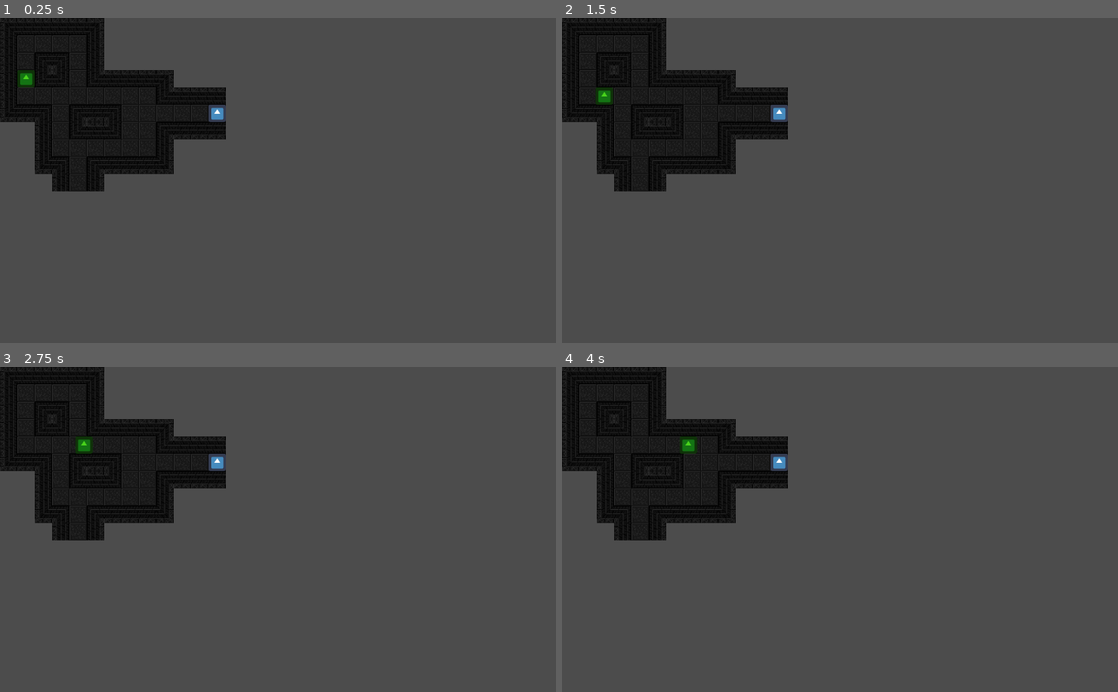
Above: before the commit, frames 1-4 (two rows, left to right).
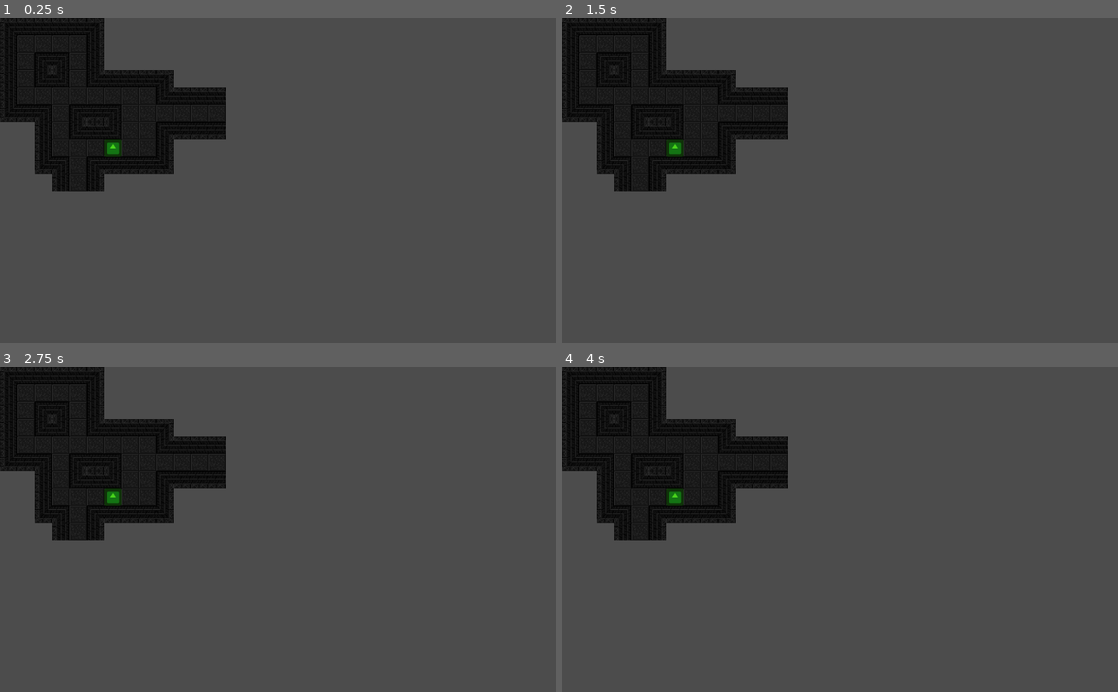
Above: after the commit, the same moments.

Repository: flixbeat/A-Star-Pathfinding-Godot
Game: Godot game, scene res://AStar.tscn
Two runs of this game, one before a commit and one after it. Both use one fixed random seed, a clock stepped at 60 frames per second and the inputs below. The project has no main scene, so this scene is started directly. The engine's default icon, where the game draws it, is replaced by a stand-in: a white triangle on a blue panel in a dark square.
Inputs (mouse positions are in pixels of both pictures, inside the frame that each line leads up to):
- Up to frame 1 (0.25 s): no input
- Up to frame 2 (1.5 s): tap Enter at 0.5 s; move the mouse to (962, 164) at 0.52 s; click (962, 164) at 0.67 s; tap Space at 1.25 s; move the mouse to (728, 196) at 1.27 s; click (728, 196) at 1.42 s
- Up to frame 3 (2.75 s): move the mouse to (333, 458) at 2.02 s; click (333, 458) at 2.17 s
- Up to frame 4 (4 s): move the mouse to (812, 594) at 2.77 s; click (812, 594) at 2.92 s; move the mouse to (1006, 578) at 3.52 s; click (1006, 578) at 3.67 s

The runs differ from the first frame. In frame 1, 0.5% of the frame differs, in the area x 3-41%, y 16-43%; in frame 2, 0.5%; in frame 3, 0.5%; in frame 4, 0.5%.

Commit message:
fix infinite loop bug

Diff:
--- a/AStar.gd
+++ b/AStar.gd
@@ -1,49 +1,56 @@
 extends Node2D
 
-onready var tilemap = $TileMap
+onready var _tilemap = $TileMap
 onready var start_point = $StartPoint
 onready var tween = $StartPoint/Tween
-onready var end_point = $EndPoint
 
 var _tileset : TileSet
 var _cur_pos : Vector2
 
 func _ready():
-	_cur_pos = start_point.position
-	var path = _get_path()
-	_move_along_path(path)
+	_tileset = _tilemap.tile_set
 
-func _move_along_path(path):
+func _input(event):
+	if event is InputEventMouseButton and event.is_pressed():
+		var path = _get_path(start_point.position, get_global_mouse_position())
+		_move_along_path(start_point, path)
+
+func _move_along_path(object, path):
+	if path == null:
+		print("there's no way there")
+		return
+
 	for p in path:
-		var next_pos = tilemap.map_to_world(p.position)
-		next_pos.x += tilemap.cell_size.x / 2
-		next_pos.y += tilemap.cell_size.y / 2
-		tween.interpolate_property(start_point,"position",_cur_pos,next_pos,0.5,Tween.TRANS_LINEAR,Tween.EASE_IN_OUT)
+		var next_pos = _tilemap.map_to_world(p.position)
+		next_pos.x += _tilemap.cell_size.x / 2
+		next_pos.y += _tilemap.cell_size.y / 2
+		tween.interpolate_property(object,"position",_cur_pos,next_pos,0.1,Tween.TRANS_LINEAR,Tween.EASE_IN_OUT)
 		tween.start()
 		_cur_pos = next_pos
 		yield(tween,"tween_all_completed")
 # A*
-func _get_path():
+func _get_path(start_position: Vector2, target_position: Vector2):
+	_cur_pos = start_position
+
 	var open = [] # Cell[]
 	var closed = [] # Cell[]
 
-	_tileset = tilemap.tile_set
-	var start_coord = tilemap.world_to_map(start_point.position)
-	var end_coord = tilemap.world_to_map(end_point.position)
+	var start_coord = _tilemap.world_to_map(start_position)
+	var end_coord = _tilemap.world_to_map(target_position)
 
 	# put starting node to open
 	open.append(Cell.new(start_coord,0,0))
 
 	# while there's an open cell to explore
 	while not open.empty():
-
 		# find least f from open list
 		var q = Cell.new(Vector2.ZERO,INF,INF)
 		for cell in open:
 			if cell.get_f() < q.get_f():
 				q = cell
 
-		open.remove(open.find(q))
+
+		open.erase(q)
 		closed.append(q)
 
 		# if goal was reached
@@ -53,47 +60,64 @@
 			# get path
 			while current != null:
 				path.append(current)
+				#_tilemap.set_cell(current.position.x, current.position.y,-1)
 				current = current.parent
 
 			path.invert()
 			return path
+			break
 
 		# get neighbors
 		var neighbors = _get_neighbors(q.position.x,q.position.y)
-		var successors = [] # Cell
 
 		# generate successor and set their parents to q
 		for n in neighbors:
-			var tile_index = tilemap.get_cell(n.x,n.y)
-			var is_walkable = _tileset.tile_get_name(tile_index) == "walkable"
+			var g = q.g + q.position.distance_to(n)
+			var h = n.distance_to(target_position)
+			var neighbor = Cell.new(n,g,h)
+			neighbor.parent = q
 
-			if not is_walkable:
-				continue
+			# check if not in the close list
+			var in_close = false
+			for c in closed:
+				if neighbor.position == c.position:
+					in_close = true
 
-			var g = q.g + q.position.distance_to(n)
-			var h = n.distance_to(end_point.position)
-			var cell = Cell.new(n,g,h)
+			# if not in the closed list
+			if not in_close:
+				var is_in_open = false
+				var in_open: Cell
 
-			# if in the closed list skip
-			if closed.find(cell) != -1:
-				continue
+				# check if in the open list
+				for o in open:
+					if neighbor.position == o.position:
+						in_open = o
+						is_in_open = true
 
-			# check if it's not in the open list
-			var in_open_id = open.find(cell)
-			if in_open_id == -1:
-				cell.parent = q
-				open.append(cell)
-			else:
-				var in_open = open[in_open_id]
-				if cell.g < in_open.g:
-					in_open.parent = cell
-					in_open.g = cell.g + cell.position.direction_to(in_open.position)
-					in_open.h = cell.position.distance_to(end_point.position)
-
+				# if not in the closed list
+				if not is_in_open:
+					open.append(neighbor)
+					#_tilemap.set_cell(neighbor.position.x, neighbor.position.y, 18)
+				else:
+					var open_neighbor = in_open
+					if neighbor.g < open_neighbor.g:
+						open_neighbor.g = neighbor.g
+						open_neighbor.parent = neighbor.parent
+	return null
 
 func _get_neighbors(x: int, y: int): # Vector2 array
-	# top, bottom, left, right
-	return [Vector2(x,y-1),Vector2(x,y+1),Vector2(x-1,y),Vector2(x+1,y)]
+	var neighbors = [Vector2(x,y-1),Vector2(x,y+1),Vector2(x-1,y),Vector2(x+1,y)]
+
+	var walkable_neighbors = []
+
+	for n in neighbors:
+		var tile_index = _tilemap.get_cell(n.x,n.y)
+		var is_walkable = _tileset.tile_get_name(tile_index) == "walkable"
+
+		if is_walkable:
+			walkable_neighbors.append(n)
+
+	return walkable_neighbors
 
 class Cell:
 	var parent : Cell
--- a/AStar.tscn
+++ b/AStar.tscn
@@ -15,13 +15,8 @@
 
 [node name="StartPoint" type="Sprite" parent="."]
 modulate = Color( 0.286275, 0.831373, 0.109804, 1 )
-position = Vector2( 48, 112 )
+position = Vector2( 208, 240 )
 scale = Vector2( 0.5, 0.5 )
 texture = ExtResource( 1 )
 
 [node name="Tween" type="Tween" parent="StartPoint"]
-
-[node name="EndPoint" type="Sprite" parent="."]
-position = Vector2( 400, 176 )
-scale = Vector2( 0.5, 0.5 )
-texture = ExtResource( 1 )
